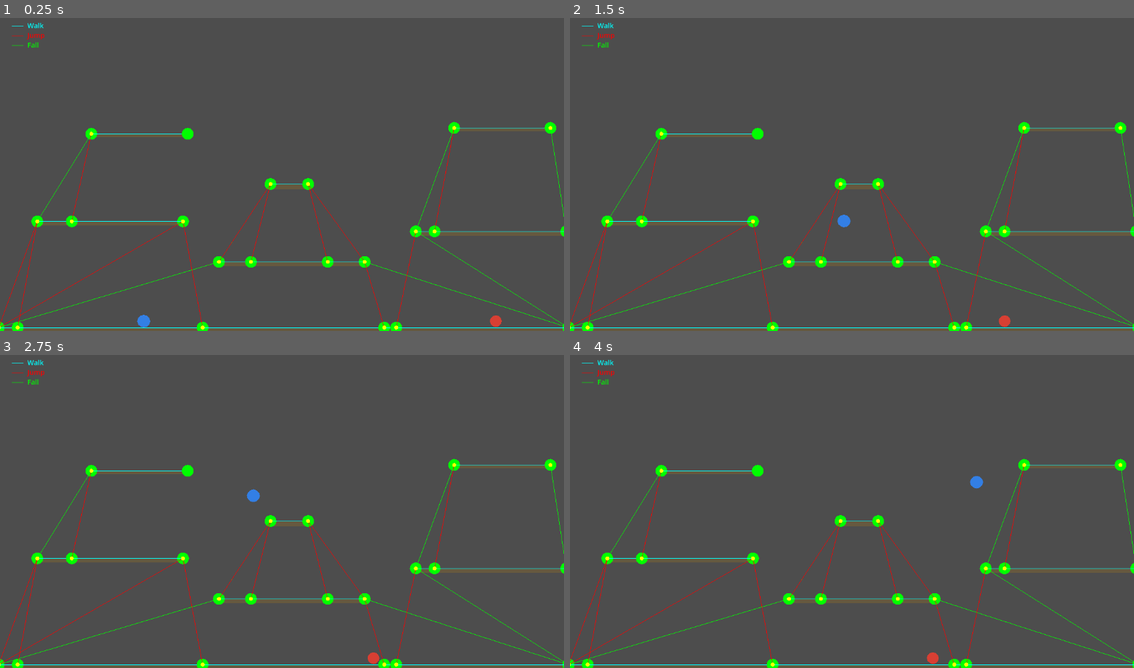
Above: before the commit, frames 1-4 (two rows, left to right).
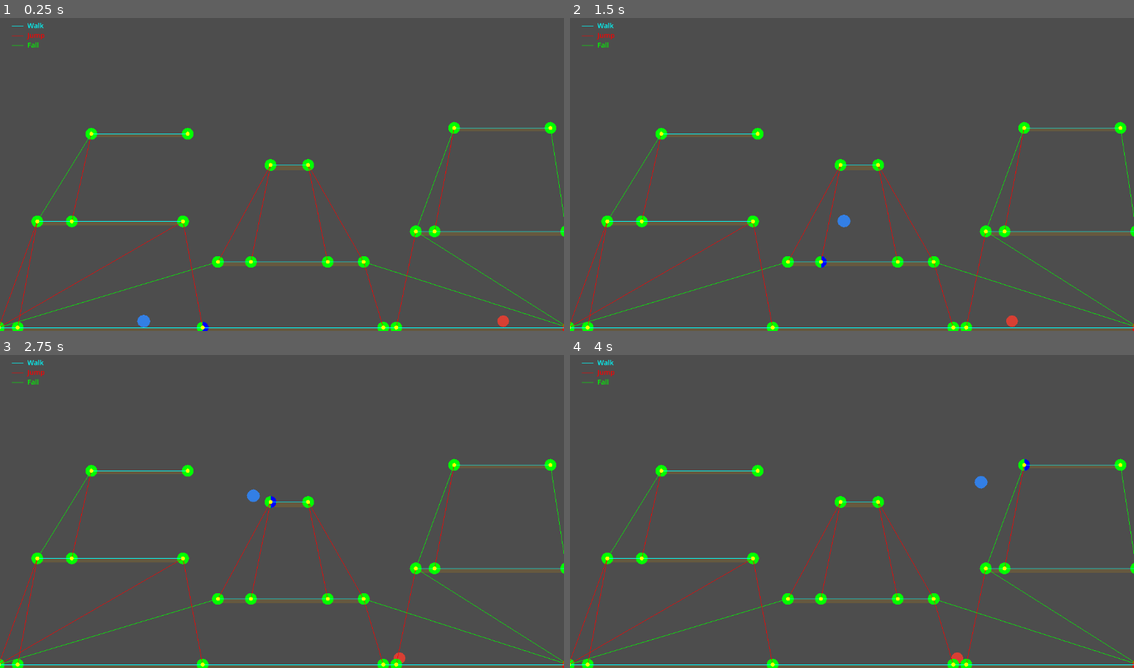
Above: after the commit, the same moments.

Repository: xhocquet/2d-platformer-pathfinding-demo
Game: Godot game, scene res://main.tscn
Two runs of this game, one before a commit and one after it. Both use one fixed random seed, a clock stepped at 60 frames per second and the inputs below.
Inputs:
- Up to frame 1 (0.25 s): no input
- Up to frame 2 (1.5 s): hold D (move_right) from 0.53 s (still down); tap W (jump) at 0.6, 0.77, 1.07, 1.35 s
- Up to frame 3 (2.75 s): tap W (jump) at 1.52, 1.82, 2.1 s; release D (move_right) at 2.03 s; hold A (move_left) from 2.03 s (still down)
- Up to frame 4 (4 s): release A (move_left) at 2.78 s; hold D (move_right) from 2.78 s (still down); tap W (jump) at 2.85, 3.02, 3.32, 3.6, 3.77 s

The runs differ from the first frame. In frame 1, 1.1% of the frame differs, in the area x 2-100%, y 34-100%; in frame 2, 1.1%; in frame 3, 1.1%; in frame 4, 1.2%, in the area x 2-100%, y 33-100%.
Error before the commit: Invalid call. Nonexistent function 'get_section_ids' in base 'Nil'. (res://player.gd:51)

Commit message:
Checkpoint

Diff:
--- a/enemy.gd
+++ b/enemy.gd
@@ -1,8 +1,15 @@
 extends "res://player.gd"
+
+enum AiState { STANDING, TRAVERSING_EDGE, FALLING, JUMPING }
 
 @export var speed := 100.0
 
 var _player: CharacterBody2D
+var _ai_state: AiState = AiState.STANDING
+var _path: Array[StringName] = []
+var _edge_from: StringName = &""
+var _edge_to: StringName = &""
+var _current_node_id: StringName = &""  # node we've arrived at (for pathfinding)
 
 func _get_move_speed() -> float:
 	return speed
@@ -10,12 +17,94 @@
 func _ready() -> void:
 	_player = get_parent().get_node("Player") as CharacterBody2D
 	_graph = (get_parent().get_node("SectionGraph") as Node2D).graph
+	call_deferred("_initialize_ai_state")
 
 func _physics_process(delta: float) -> void:
 	super._physics_process(delta)
+	_process_ai(delta)
 
 func _get_move_input() -> float:
-	return signf(_player.global_position.x - global_position.x)
+	if _ai_state == AiState.TRAVERSING_EDGE and _edge_to != &"":
+		var target_pos: Vector2 = _graph.get_section_position(_edge_to)
+		var move: float = signf(target_pos.x - global_position.x)
+		if Engine.get_process_frames() % 60 == 0:
+			print("[Enemy] move_input: state=TRAVERSING_EDGE pos.x=", global_position.x, " target.x=", target_pos.x, " move=", move)
+		return move
+	return 0.0
 
 func _get_jump_just_pressed() -> bool:
 	return false
+
+func _initialize_ai_state() -> void:
+	var from_id: StringName = _graph.get_section_under_body(self)
+	print("[Enemy] init_ai: from_id=", from_id)
+	if from_id == &"":
+		return
+	_current_section_id = from_id
+	_current_node_id = from_id
+	_path = _calculate_path()
+	print("[Enemy] init_ai: path size=", _path.size(), " path=", _path)
+	if _path.size() >= 2:
+		_ai_state = AiState.TRAVERSING_EDGE
+		_edge_from = _path[0]
+		_edge_to = _path[1]
+		print("[Enemy] init_ai: TRAVERSING_EDGE edge ", _edge_from, " -> ", _edge_to)
+
+func _calculate_path() -> Array[StringName]:
+	var from_id: StringName = _current_node_id if _current_node_id != &"" else _graph.get_section_under_body(self)
+	if from_id == &"":
+		from_id = _current_section_id
+	var to_id: StringName = _graph.get_section_under_body(_player)
+	if to_id == &"":
+		print("[Enemy] path: no to_id (player section empty)")
+		return []
+	var path: Array[StringName] = _graph.find_path(from_id, to_id)
+	print("[Enemy] path: from=", from_id, " to=", to_id, " result size=", path.size())
+	return path
+
+func _process_ai(_delta: float) -> void:
+	_update_current_section()
+	match _ai_state:
+		AiState.STANDING:
+			_tick_standing()
+		AiState.TRAVERSING_EDGE:
+			_tick_traversing_edge()
+		AiState.FALLING:
+			_tick_falling()
+		AiState.JUMPING:
+			_tick_jumping()
+
+func _update_current_section() -> void:
+	if is_on_floor():
+		_current_section_id = _graph.get_section_under_body(self)
+
+func _tick_standing() -> void:
+	_path = _calculate_path()
+	if _path.size() >= 2:
+		_edge_from = _path[0]
+		_edge_to = _path[1]
+		_ai_state = AiState.TRAVERSING_EDGE
+		print("[Enemy] standing -> TRAVERSING_EDGE ", _edge_from, " -> ", _edge_to)
+
+const ARRIVAL_DIST: float = 16.0
+
+func _tick_traversing_edge() -> void:
+	if _edge_to == &"":
+		print("[Enemy] traversing_edge: empty _edge_to -> STANDING")
+		_ai_state = AiState.STANDING
+		_edge_from = &""
+		return
+	var target_pos: Vector2 = _graph.get_section_position(_edge_to)
+	var arrived: bool = _current_section_id == _edge_to or global_position.distance_to(target_pos) <= ARRIVAL_DIST
+	if arrived:
+		print("[Enemy] traversing_edge: arrived at ", _edge_to, " -> STANDING")
+		_current_node_id = _edge_to
+		_ai_state = AiState.STANDING
+		_edge_from = &""
+		_edge_to = &""
+
+func _tick_falling() -> void:
+	pass
+
+func _tick_jumping() -> void:
+	pass
--- a/main.tscn
+++ b/main.tscn
@@ -17,7 +17,7 @@
 scale = Vector2(1, 0.99871016)
 
 [node name="Platform1" type="StaticBody2D" parent="."]
-position = Vector2(595.99994, 511.65997)
+position = Vector2(594, 511.65994)
 scale = Vector2(2.4800012, 0.32000488)
 
 [node name="CollisionShape2D" type="CollisionShape2D" parent="Platform1"]
@@ -50,7 +50,7 @@
 polygon = PackedVector2Array(-60, -12, 60, -12, 60, 12, -60, 12)
 
 [node name="Platform2" type="StaticBody2D" parent="."]
-position = Vector2(591, 353.45593)
+position = Vector2(591, 314.40552)
 scale = Vector2(0.6400484, 0.45145908)
 
 [node name="CollisionShape2D" type="CollisionShape2D" parent="Platform2"]
@@ -96,6 +96,36 @@
 color = Color(0.4, 0.35, 0.25, 1)
 polygon = PackedVector2Array(-60, -12, 60, -12, 60, 12, -60, 12)
 
+[node name="Wall" type="StaticBody2D" parent="."]
+position = Vector2(1164, 610.7879)
+rotation = -1.5707964
+scale = Vector2(0.5599973, 0.27999997)
+
+[node name="CollisionShape2D" type="CollisionShape2D" parent="Wall"]
+scale = Vector2(0.99999994, 0.99999994)
+shape = SubResource("RectangleShape2D_platform")
+
+[node name="Polygon2D" type="Polygon2D" parent="Wall"]
+position = Vector2(0.5859299, 2.6362545)
+scale = Vector2(0.953777, 1.2196879)
+color = Color(0.4, 0.35, 0.25, 1)
+polygon = PackedVector2Array(-60, -12, 60, -12, 60, 12, -60, 12)
+
+[node name="Wall2" type="StaticBody2D" parent="."]
+position = Vector2(-6, 610.78784)
+rotation = -1.5707964
+scale = Vector2(0.5599973, 0.27999997)
+
+[node name="CollisionShape2D" type="CollisionShape2D" parent="Wall2"]
+scale = Vector2(0.99999994, 0.99999994)
+shape = SubResource("RectangleShape2D_platform")
+
+[node name="Polygon2D" type="Polygon2D" parent="Wall2"]
+position = Vector2(0.5859299, 2.6362545)
+scale = Vector2(0.953777, 1.2196879)
+color = Color(0.4, 0.35, 0.25, 1)
+polygon = PackedVector2Array(-60, -12, 60, -12, 60, 12, -60, 12)
+
 [node name="Player" type="CharacterBody2D" parent="."]
 position = Vector2(293, 616.7956)
 script = ExtResource("1_script")
--- a/section_graph.gd
+++ b/section_graph.gd
@@ -5,18 +5,14 @@
 # Edge type: walk (same level / drop off), fall, jump
 enum EdgeType { WALK, FALL, JUMP }
 
-# from_id, to_id, type
-var _edges: Array[Dictionary] = []
+var _edges: Array[Dictionary] = [] # from_id, to_id, type
 var _positions: Dictionary = {}  # section_id -> Vector2 (filled when root set)
 var _node_to_sections: Dictionary = {}  # Node -> [section_id_left, section_id_right]
 var _platforms: Array[StaticBody2D] = []
 var _root: Node2D
-# Max vertical rise for jump edges; edges exceeding this are not added (match player jump_height).
-var max_jump_height: float = 220.0
-# Horizontal offset of jump points from ledge edge
-var jump_point_offset: float = 40.0
-# Merge points within this distance (≈75% overlap if points had this radius).
-var _collapse_radius: float = 20.0
+var max_jump_height: float = 220.0 # Max vertical rise for jump edges
+var jump_point_offset: float = 40.0 # Horizontal offset of jump points from ledge edge
+var _collapse_radius: float = 20.0 # Merge points within this distance
 
 func set_root(root: Node2D) -> void:
 	_root = root
@@ -29,8 +25,6 @@
 	_sanitize_points()
 	_build_edges()
 	_sanitize_edges()
-	# _flatten_horizontal_sections()
-	print(_format_graph())
 
 func _discover_platforms(root: Node2D) -> Array[StaticBody2D]:
 	var list: Array[StaticBody2D] = []
@@ -154,7 +148,6 @@
 		var pname: StringName = p.name
 		var pl := StringName(str(pname) + "_L")
 		var pr := StringName(str(pname) + "_R")
-		# _add_edge(pl, pr, EdgeType.WALK)
 
 		var pair: Array = _node_to_sections.get(p, [])
 		if pair.size() >= 2:
@@ -179,25 +172,16 @@
 					var q_top_y: float = ql.y
 					if x < q_left_x - _SEGMENT_X_TOLERANCE or x > q_right_x + _SEGMENT_X_TOLERANCE or q_top_y <= y:
 						continue
+
 					var under_section: StringName = _get_section_at_pos(x, q_top_y)
 					if under_section == &"" or under_section == sid:
 						continue
+
 					_add_edge_if_reachable(sid, under_section)
 					_add_edge_if_reachable(under_section, sid)
 
 		var jp_l := StringName(str(pname) + "_L_jump")
 		var jp_r := StringName(str(pname) + "_R_jump")
-		var jp_l_pos: Vector2 = _positions.get(jp_l, Vector2.ZERO)
-		var jp_r_pos: Vector2 = _positions.get(jp_r, Vector2.ZERO)
-		var under_l := _get_section_at_pos(jp_l_pos.x, jp_l_pos.y)
-		var under_r := _get_section_at_pos(jp_r_pos.x, jp_r_pos.y)
-
-		# if under_l != &"":
-		# 	_add_edge(under_l, jp_l, EdgeType.WALK)
-		# 	_add_edge(jp_l, under_l, EdgeType.WALK)
-		# if under_r != &"":
-		# 	_add_edge(under_r, jp_r, EdgeType.WALK)
-		# 	_add_edge(jp_r, under_r, EdgeType.WALK)
 
 		_add_edge_if_reachable(jp_l, pl)
 		_add_edge_if_reachable(jp_r, pr)
@@ -210,10 +194,10 @@
 			var pos_b = _positions.get(b, Vector2.ZERO)
 			return pos_a.x < pos_b.x
 		)
-		# Add walk edges between each pair of platform nodes, left to right.
-		print("Platform node list size for platform '%s': %d" % [str(p.name), platform_nodes.size()])
+		# Add walk edges between each pair of platform nodes, both directions.
 		for i in range(platform_nodes.size() - 1):
 			_add_edge(platform_nodes[i], platform_nodes[i + 1], EdgeType.WALK)
+			_add_edge(platform_nodes[i + 1], platform_nodes[i], EdgeType.WALK)
 
 func _sanitize_edges() -> void:
 	var keep: Array[Dictionary] = []
@@ -224,60 +208,12 @@
 		if absf(a.y - b.y) > max_jump_height:
 			continue
 		if e.type == EdgeType.WALK:
-			var key: String = str(e.from) + "|" + str(e.to) if str(e.from) < str(e.to) else str(e.to) + "|" + str(e.from)
+			var key: String = str(e.from) + "|" + str(e.to)
 			if seen_walk.has(key):
 				continue
 			seen_walk[key] = true
 		keep.append(e)
 	_edges = keep
-
-func _flatten_horizontal_sections() -> void:
-	# Per platform: gather horizontal section IDs and WALK edges between them, remove those edges, rebuild linear L→R chain.
-	var to_remove: Array[Dictionary] = []
-	for p in _platforms:
-		var pair: Array = _node_to_sections.get(p, [])
-		if pair.size() < 2:
-			continue
-		var left_sid: StringName = pair[0]
-		var right_sid: StringName = pair[1]
-		var horizontal_ids: Array[StringName] = []
-		var seen: Dictionary = {}
-		for sid in [left_sid, right_sid]:
-			if not seen.get(sid, false):
-				seen[sid] = true
-				horizontal_ids.append(sid)
-		for e in _edges:
-			if e.type != EdgeType.WALK:
-				continue
-			var from_in: bool = e.from in horizontal_ids
-			var to_in: bool = e.to in horizontal_ids
-			if from_in and to_in:
-				to_remove.append(e)
-	var keep: Array[Dictionary] = []
-	for e in _edges:
-		var remove_it: bool = false
-		for r in to_remove:
-			if e.from == r.from and e.to == r.to and e.type == r.type:
-				remove_it = true
-				break
-		if not remove_it:
-			keep.append(e)
-	_edges = keep
-
-	for p in _platforms:
-		var pair: Array = _node_to_sections.get(p, [])
-		if pair.size() < 2:
-			continue
-		var horizontal_ids: Array[StringName] = []
-		var seen: Dictionary = {}
-		for sid in [pair[0], pair[1]]:
-			if not seen.get(sid, false):
-				seen[sid] = true
-				horizontal_ids.append(sid)
-		horizontal_ids.sort_custom(func(a: StringName, b: StringName) -> bool: return _positions.get(a, Vector2.ZERO).x < _positions.get(b, Vector2.ZERO).x)
-		for j in range(horizontal_ids.size() - 1):
-			_add_edge(horizontal_ids[j], horizontal_ids[j + 1], EdgeType.WALK)
-			_add_edge(horizontal_ids[j + 1], horizontal_ids[j], EdgeType.WALK)
 
 func _add_edge_if_reachable(from_id: StringName, to_id: StringName) -> void:
 	var from_pos: Vector2 = _positions.get(from_id, Vector2.ZERO)
@@ -495,29 +431,3 @@
 		if left_x <= p_right and p_left <= right_x:
 			out.append(sid)
 	return out
-
-func _format_graph() -> String:
-	var ids: Array = get_section_ids()
-	ids.sort_custom(func(a: StringName, b: StringName) -> bool:
-		var pa: Vector2 = _positions.get(a, Vector2.ZERO)
-		var pb: Vector2 = _positions.get(b, Vector2.ZERO)
-		if not is_equal_approx(pa.y, pb.y):
-			return pa.y < pb.y
-		return pa.x < pb.x
-	)
-	var parts: PackedStringArray = []
-	for sid in ids:
-		var pos: Vector2 = _positions.get(sid, Vector2.ZERO)
-		parts.append("%s(%.0f,%.0f)" % [sid, pos.x, pos.y])
-	var lines: PackedStringArray = ["Sections: " + ", ".join(parts)]
-	var edge_str: PackedStringArray = []
-	var type_char: String = ""
-	for e in _edges:
-		match e.type:
-			EdgeType.WALK: type_char = "W"
-			EdgeType.JUMP: type_char = "J"
-			EdgeType.FALL: type_char = "F"
-			_: type_char = "?"
-		edge_str.append("%s->%s:%s" % [e.from, e.to, type_char])
-	lines.append("Edges: " + ", ".join(edge_str))
-	return "\n".join(lines)
--- a/section_graph_node.gd
+++ b/section_graph_node.gd
@@ -12,8 +12,10 @@
 const SEGMENTS: int = 16
 const EDGE_DOT_RADIUS: float = 4.0
 
+func _init() -> void:
+	graph = SectionGraph.new()
+
 func _ready() -> void:
-	graph = SectionGraph.new()
 	graph.set_root(get_parent())
 	_player = get_parent().get_node("Player") as CharacterBody2D
 	_enemy = get_parent().get_node("Enemy") as CharacterBody2D
